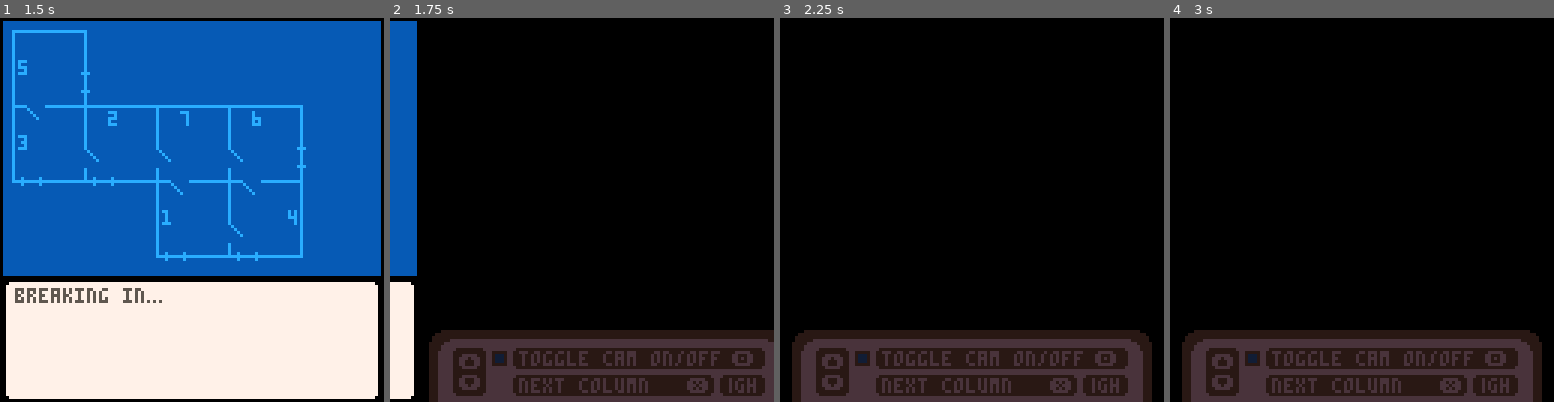
Above: before the commit, frames 1-4 (left to right).
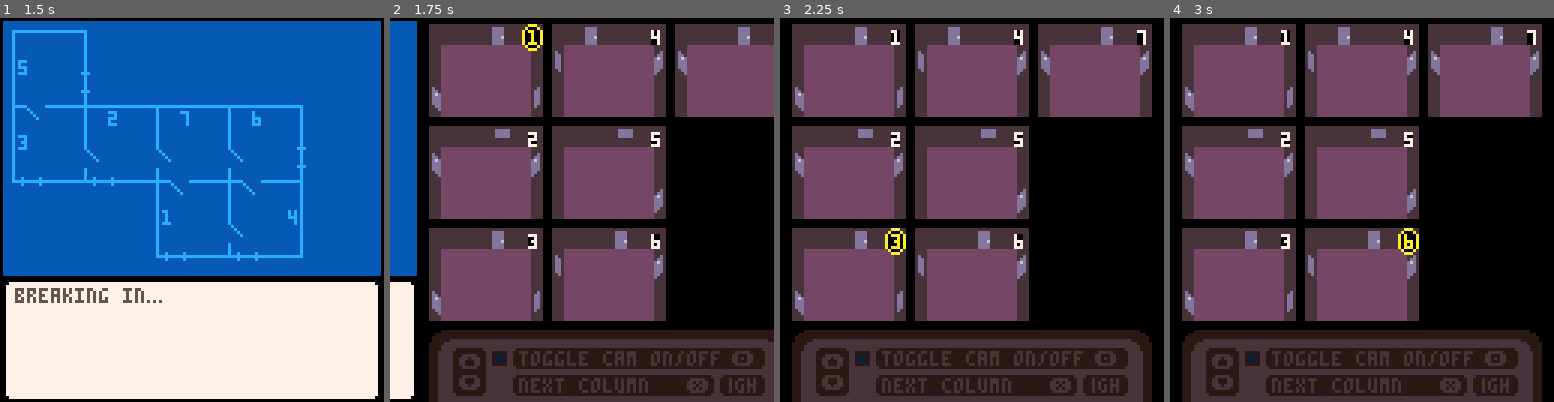
Above: after the commit, the same moments.

Repository: ironchestgames/pico-8-carts
Game: PICO-8 cartridge hackheist.p8
The game is run twice, just before and just after one commit, with the same random seed, the same clock (stepped at 60 frames per second) and the same inputs.
Inputs:
- Up to frame 1 (1.5 s): tap X (X key) at 0.33, 1.07 s; tap O (Z key) at 0.7 s
- Up to frame 2 (1.75 s): hold Right from 1.6 s (still down); tap O (Z key) at 1.7 s
- Up to frame 3 (2.25 s): tap X (X key) at 1.85 s; release Right at 2.1 s; tap O (Z key) at 2.1 s; hold Up from 2.15 s (still down)
- Up to frame 4 (3 s): release Up at 2.42 s; hold Right from 2.47 s (still down); tap O (Z key) at 2.5, 2.9 s; tap X (X key) at 2.97 s

Frame 1 is identical in both runs. In frame 2, 49% of the frame differs, in the area x 10-100%, y 1-79%; in frame 3, 50%, in the area x 3-97%, y 1-79%; in frame 4, 50%.

Commit message:
hackheist - add cam rendering

Diff:
--- a/hackheist.p8
+++ b/hackheist.p8
@@ -174,7 +174,7 @@
      yoff=_pos[_dir].y,
     }
     _room.objs[_pos[_dir].otheri]={
-     typ='notavailable',
+     typ='nexttocamera',
     }
     break
    end
@@ -280,6 +280,53 @@
   end
  end
 
+ -- add cam coords to obj
+ local _typeswcoords={
+  -- computer={},
+  window={
+   [0]={xoff=26,yoff=19,sx=103,sy=31,sw=12,sh=10,flipx=true},
+   nil,nil,
+   {xoff=0,yoff=19,sx=103,sy=31,sw=12,sh=10},
+   {xoff=0,yoff=7,sx=103,sy=31,sw=12,sh=10},
+   {xoff=10,yoff=0,sx=0,sy=9,sw=10,sh=12},
+   {xoff=20,yoff=0,sx=0,sy=9,sw=10,sh=12},
+   {xoff=26,yoff=7,sx=103,sy=31,sw=12,sh=10,flipx=true},
+  },
+  door={
+   [0]={xoff=26,yoff=19,sx=77,sy=0,sw=12,sh=10,flipx=true},
+   nil,nil,
+   {xoff=0,yoff=19,sx=77,sy=0,sw=12,sh=10},
+   {xoff=0,yoff=7,sx=77,sy=0,sw=12,sh=10},
+   {xoff=10,yoff=0,sx=22,sy=9,sw=10,sh=12},
+   {xoff=20,yoff=0,sx=22,sy=9,sw=10,sh=12},
+   {xoff=26,yoff=7,sx=77,sy=0,sw=12,sh=10,flipx=true},
+  },
+ }
+
+ for _i=0,14 do
+  local _room=rooms[_i]
+  if _room then
+   local _camioffset=nil
+   for _j=1,#_room.objs do
+    local _obj=_room.objs[_j]
+    if _obj and (_obj.typ == 'camera' or _obj.typ == 'nexttocamera') then
+     _camioffset=_j-1
+     break
+    end
+   end
+
+   for _j=1,#_room.objs do
+    local _obj=_room.objs[_j]
+
+    if _obj and _typeswcoords[_obj.typ] then
+     local _k=(_j-_camioffset)%8
+     debug('room: '.._room.id..', offset: '.._camioffset..', objindex: '.._j..', newindex: '.._k)
+     _obj.sprpos=_typeswcoords[_obj.typ][_k]
+    end
+   end
+  end
+ end
+
 end
 
 cursels={
@@ -503,7 +550,7 @@
      _previ=#_curroom.objs
     end
     local _prevobj=_curroom.objs[_previ]
-    if _prevobj and _prevobj.typ and _prevobj.typ != 'camera' and _prevobj.typ != 'notavailable' then
+    if _prevobj and _prevobj.typ and _prevobj.typ != 'camera' and _prevobj.typ != 'nexttocamera' then
      _str='take door next to '.._prevobj.typ
      if _prevobj.typ == 'door' then
       _str='take door next to other door'
@@ -511,7 +558,7 @@
        _str='take door next to previous room'
       end
      end
-    elseif _nextobj and _nextobj.typ and _nextobj.typ != 'camera' and _prevobj.typ != 'notavailable' then
+    elseif _nextobj and _nextobj.typ and _nextobj.typ != 'camera' and _prevobj.typ != 'nexttocamera' then
      _str='take door next to '.._nextobj.typ
      if _nextobj.typ == 'door' then
       _str='take door next to other door'
@@ -590,7 +637,25 @@
  end
 
  -- create cam menu
-
+ menus[1]={}
+ local _cams={}
+ for _i=0,14 do
+  local _room=rooms[_i]
+  if _room then
+   local _hascam=nil
+   for _j=1,#_room.objs do
+    local _obj=_room.objs[_j]
+    if _obj and _obj.typ == 'camera' then
+     menus[1][_obj.id]={
+      f=function()
+       -- pass
+      end
+     }
+     _hascam=true
+    end
+   end
+  end
+ end
 
  -- input
  if btnp(1) then
@@ -620,7 +685,9 @@
  end
 
  if btnp(5) then
-  debug(cursels[screensel])
+  if screensel == 1 then
+   cursels[1]=(cursels[1]+3)%10
+  end
  end
 
  -- update camera
@@ -756,9 +823,10 @@
 pal(15,140,1) -- light-peach -> true-blue
 pal(9,133,1) -- orange -> darker-grey
 pal(4,128,1) -- brown -> brownish-black
+pal(2,141,1) -- dark-purple -> mauve
 pal(1,129,1) -- dark-blue -> darker-blue
 palt(0,false)
-palt(14,true)
+palt(14,true) -- pink -> transparent
 
 function _draw()
  cls(0)
@@ -898,6 +966,58 @@
  -- draw screen 1
  sspr(0,67,128,24,127,104)
 
+ for _i=0,14 do
+  local _room=rooms[_i]
+  if _room then
+   local _camid=nil
+   for _j=1,#_room.objs do
+    local _obj=_room.objs[_j]
+    if _obj and _obj.typ == 'camera' then
+     _camid=_obj.id-1
+    end
+   end
+   if _camid == nil then
+    goto continuedrawnextroom
+   end
+
+   local _x=127+4+flr(_camid/3)*41
+   local _y=2+(_camid%3)*34
+   rectfill(_x,_y,_x+37,_y+30,9)
+   rectfill(_x+4,_y+7,_x+33,_y+30,2)
+
+   for _j=1,#_room.objs do
+    local _obj=_room.objs[_j]
+    if _obj then
+     local _sprpos=_obj.sprpos
+     if _sprpos then
+      sspr(
+       _sprpos.sx,
+       _sprpos.sy,
+       _sprpos.sw,
+       _sprpos.sh,
+       _x+_sprpos.xoff,
+       _y+_sprpos.yoff,
+       _sprpos.sw,
+       _sprpos.sh,
+       _sprpos.flipx)
+     end
+    end
+   end
+
+   if _camid+1 == cursels[1] then
+    sspr(0,58,7,9,_x+31,_y+0)
+   end
+   rectfill(_x+33,_y+2,_x+35,_y+6,0)
+   print(_camid+1,_x+33,_y+2,_camid+1 == cursels[1] and 10 or 7)
+
+  else
+   -- pass
+  end
+
+  ::continuedrawnextroom::
+ end
+
+
 end
 
 
Not shown, changed: 66 lines of the sprite sheet (__gfx__) section of hackheist.p8
